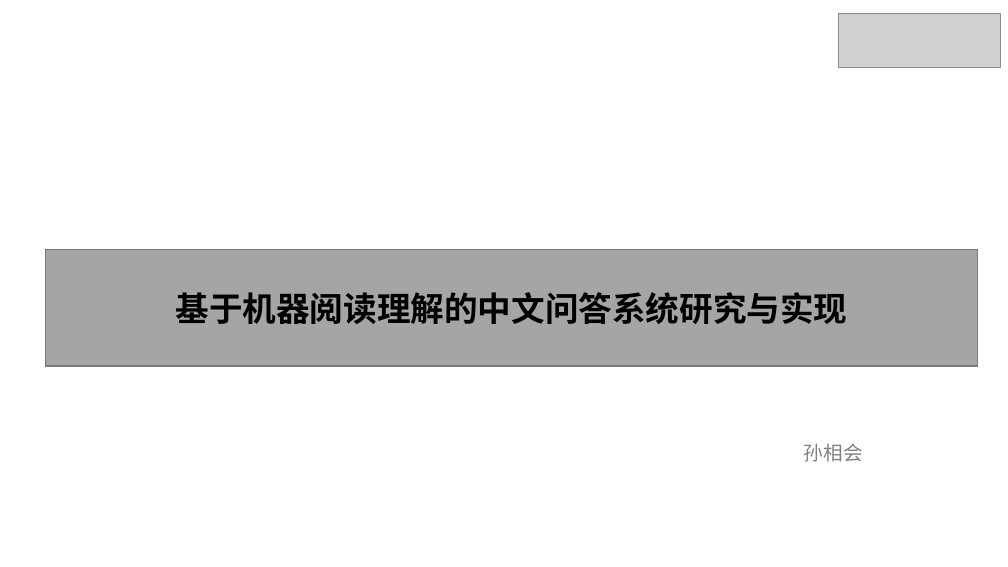
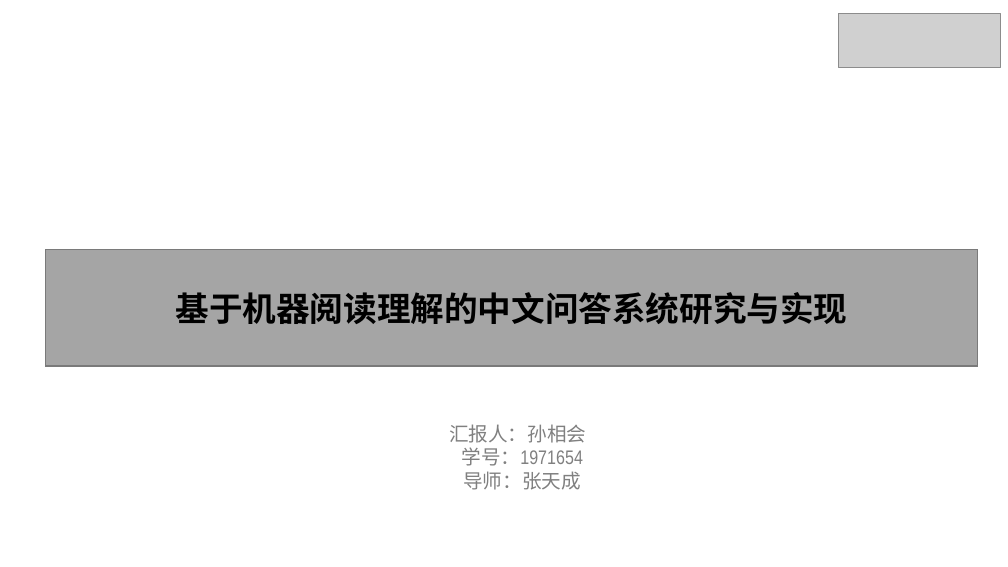
Before and after one commit to xhsun1997/ChineseMRC, a slide deck: slide 1 of 孙相会.pptx. Drawn at 1008x567 pixels with LibreOffice and Linux fonts; fonts in the diff are those of the drawing; grey boxes stand for pictures. Boxes give left, top, right and bottom in pixels: in the first picture for what was removed or moved away, otherwise in the second. Text is boxed around its words. In the diff, an @@ line names an element or a change of style, - is before the commit and + after.

```diff
--- a/孙相会.pptx
+++ b/孙相会.pptx
@@ text at (x1=449, y1=424, x2=586, y2=490): text changed @@
-孙相会
+汇报人：孙相会
+学号：1971654
+导师：张天成
```
Also in this commit, not shown: 1 slide added, 2 slides removed, 2 other files.
